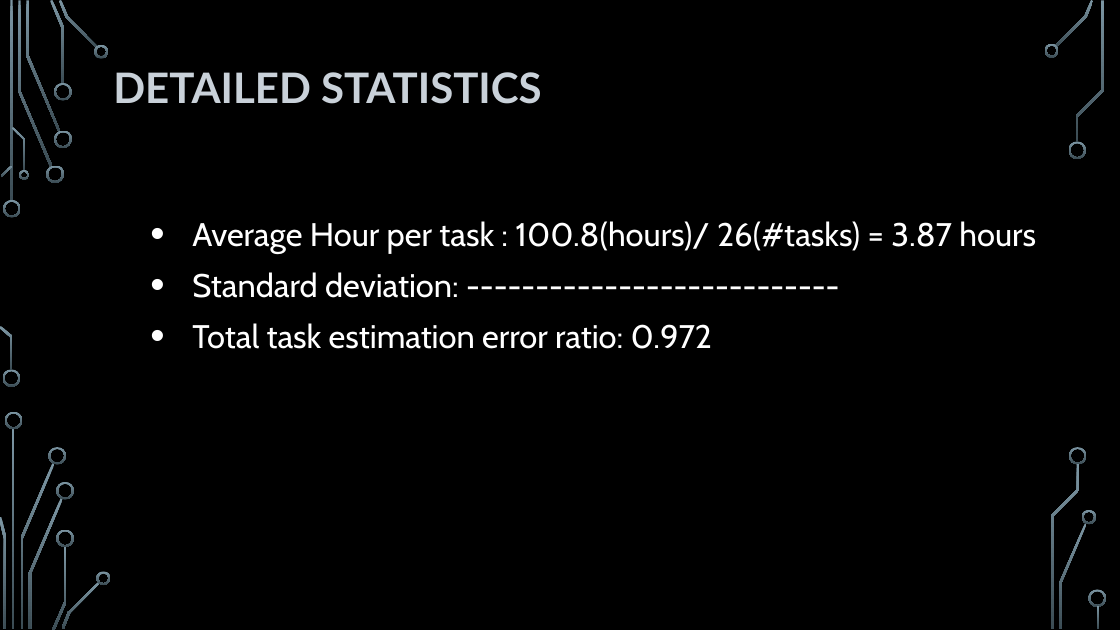
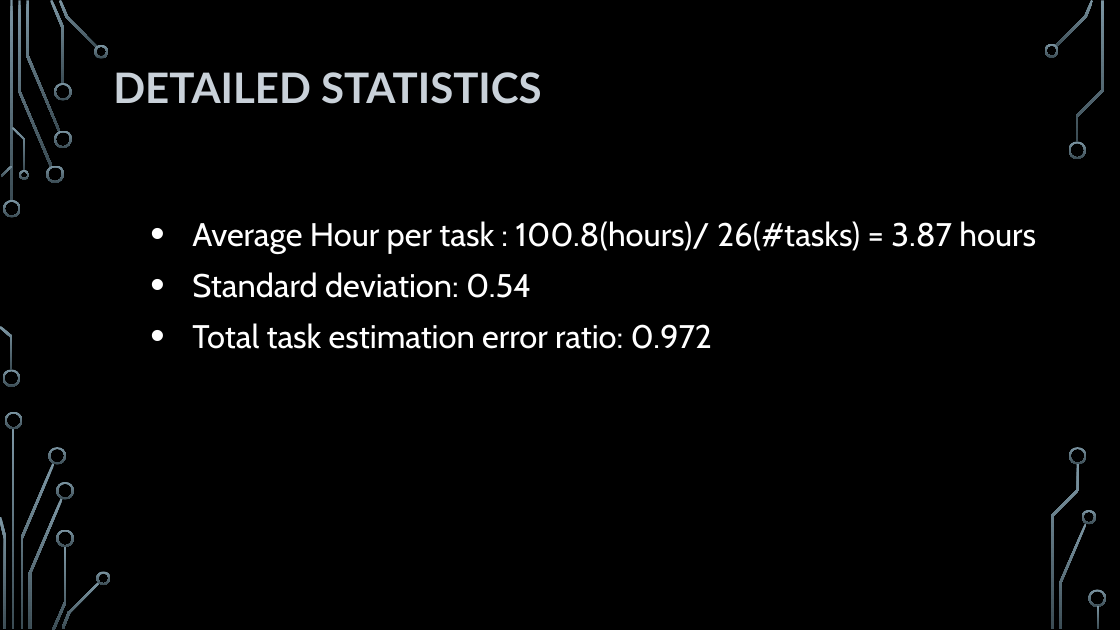
Before and after one commit to HeydarliAtabay/SolidarityPurchasingGroup, a slide deck: slide 7 of Retrospective/Sprint 3 - Retrospective.pptx. Drawn at 1120x630 pixels with LibreOffice and Linux fonts; fonts in the diff are those of the drawing; background and template pictures are left out. Boxes give left, top, right and bottom in pixels: in the first picture for what was removed or moved away, otherwise in the second. Text is boxed around its words. In the diff, an @@ line names an element or a change of style, - is before the commit and + after.

```diff
--- a/Retrospective/Sprint 3 - Retrospective.pptx
+++ b/Retrospective/Sprint 3 - Retrospective.pptx
@@ text at bbox=[192, 272, 531, 298]: text changed @@
-• Standard deviation: ---------------------------
+• Standard deviation: 0.54
```
Also in this commit, not shown: 3 other slides changed.
